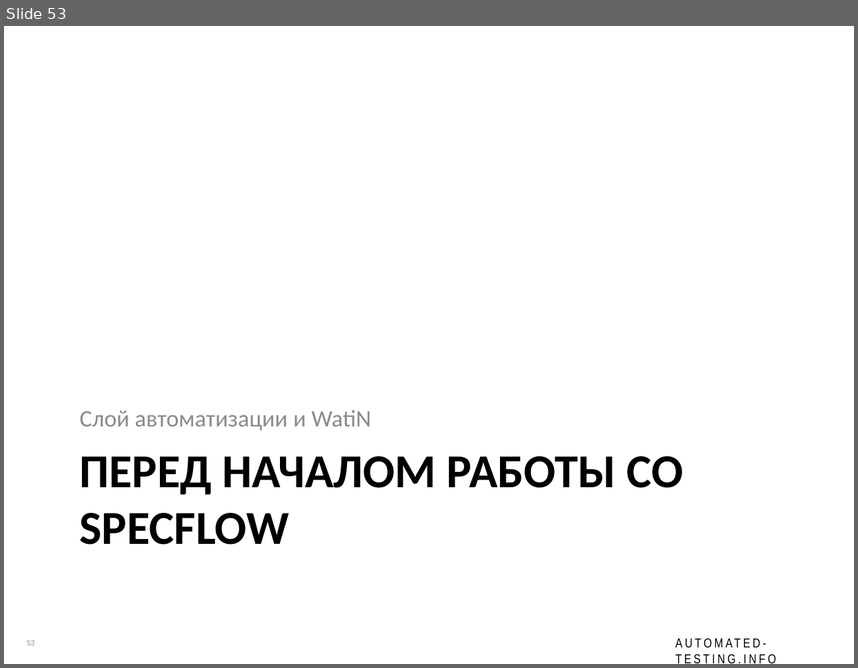
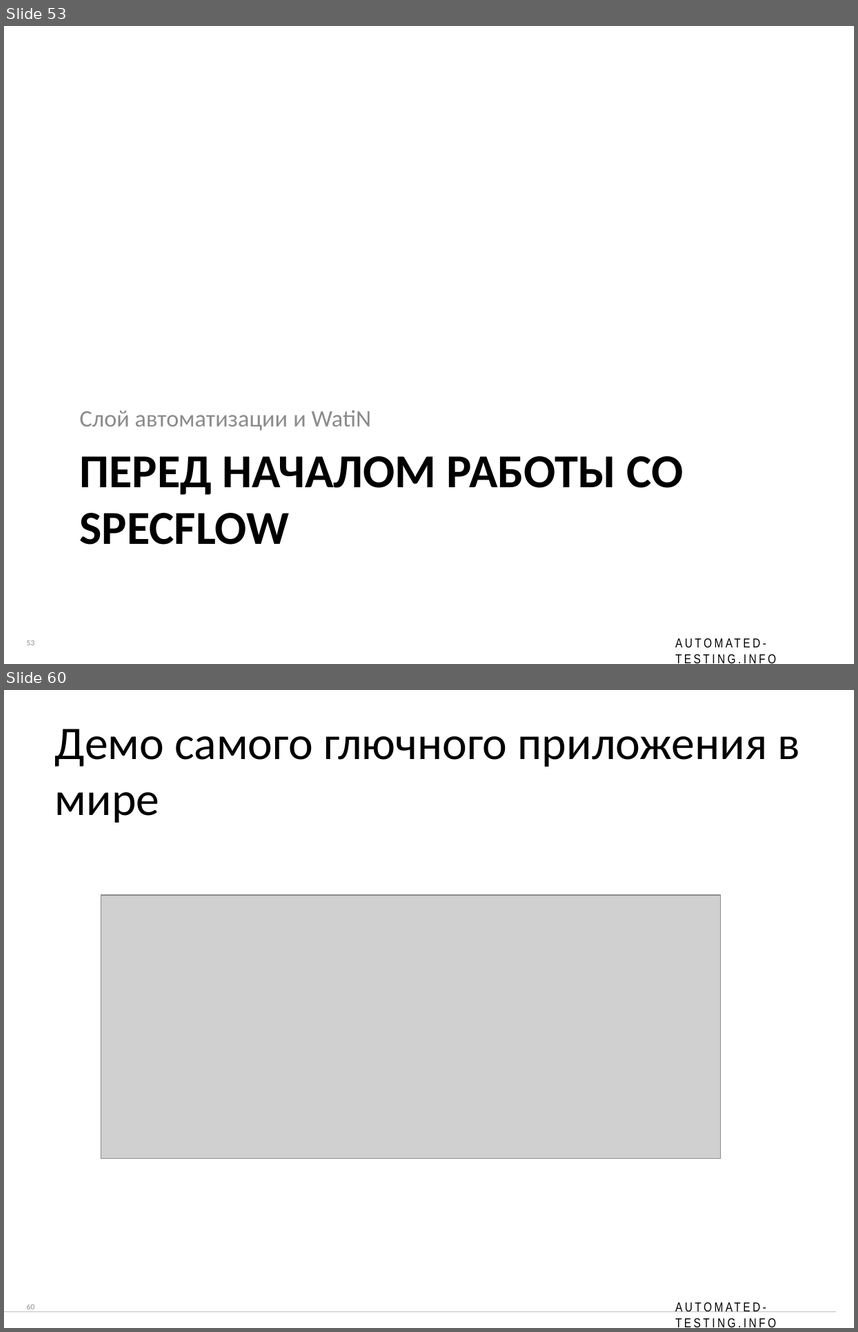
Before and after one commit to dmizverev/at-info, a slide deck: posidelki-16/presentation/Posidelki-16 - Specflow.pptx. Shown one above the other, each under a label of ours: slide 53 before the commit, slides 53 and 60 after it; the slides between them are not shown. The pictures are 858x668 and 858x1332 pixels, drawn with LibreOffice and Linux fonts; fonts in the diff are those of the drawing; grey boxes stand for pictures; background and template pictures are left out. Boxes give left, top, right and bottom in pixels: in the first picture for what was removed or moved away, otherwise in the second. Text is boxed around its words. In the diff, an @@ line names an element or a change of style, - is before the commit and + after.

```diff
--- a/posidelki-16/presentation/Posidelki-16 - Specflow.pptx
+++ b/posidelki-16/presentation/Posidelki-16 - Specflow.pptx
@@ slide 60 added at box(4, 690, 854, 1328), background #FFFFFF; not listed: 2 template elements that a slide beside it also shows @@
@@ title added at box(55, 729, 800, 822), 39.6 pt, text #000000 @@
+Демо самого глючного приложения в мире
@@ picture added at box(101, 895, 721, 1158) @@
@@ line added from (836, 1312) to (4, 1312), #BFBFBF 0.75 pt @@
```
Also in this commit, not shown: 2 slides changed, 5 other slides added, 17 other files.
